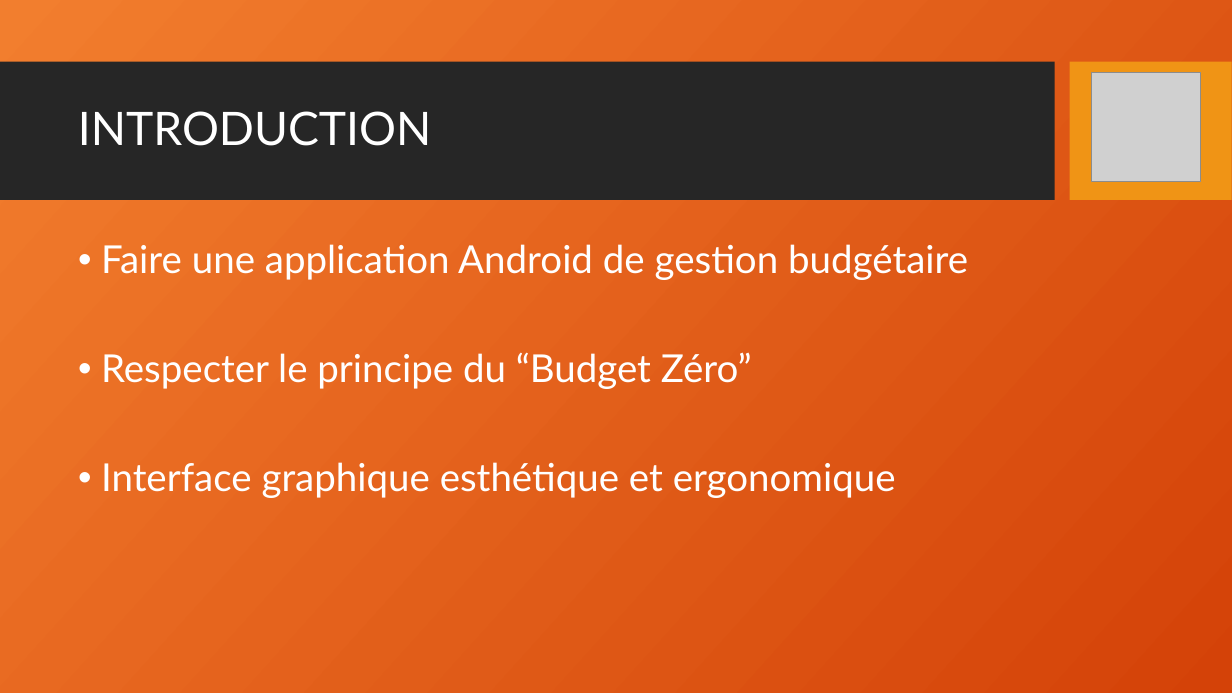
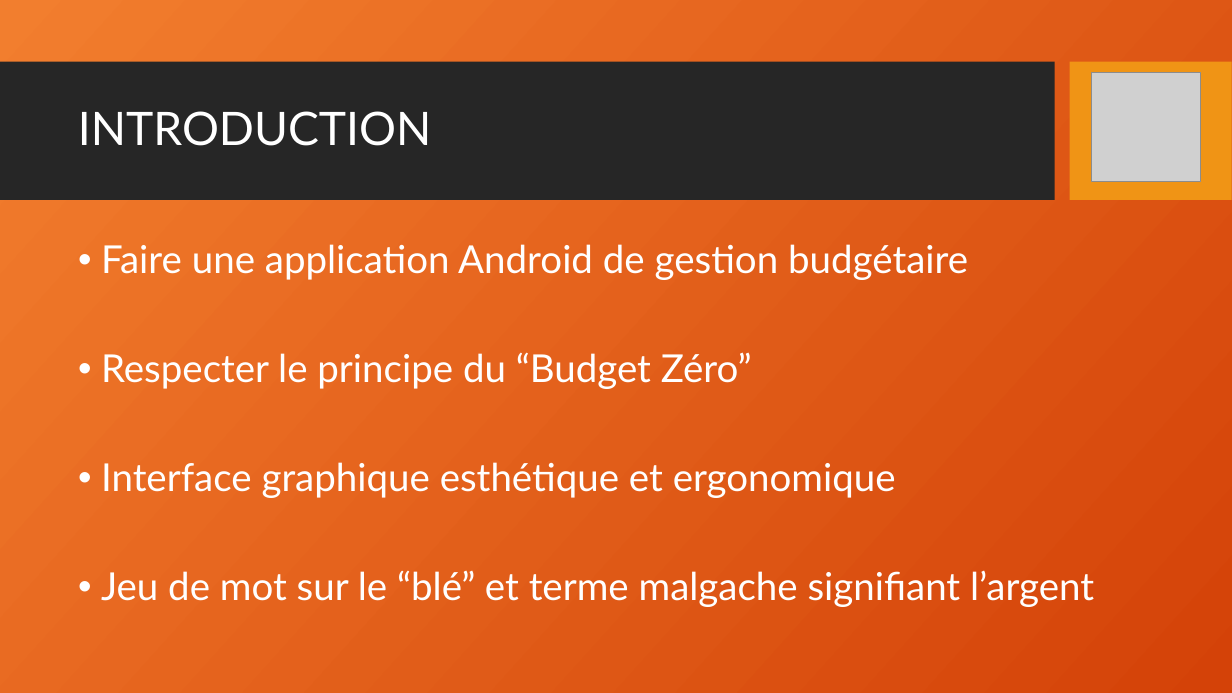
Before and after one commit to gxfab/SY43_P2022, a slide deck: slide 2 of SY43-Presentation-Lafo-cheuse.odp. Drawn at 1232x693 pixels with LibreOffice and Linux fonts; fonts in the diff are those of the drawing; grey boxes stand for pictures; background and template pictures are left out. Boxes give left, top, right and bottom in pixels: in the first picture for what was removed or moved away, otherwise in the second. Text is boxed around its words. In the diff, an @@ line names an element or a change of style, - is before the commit and + after.

```diff
--- a/SY43-Presentation-Lafo-cheuse.odp
+++ b/SY43-Presentation-Lafo-cheuse.odp
@@ text at <box>101,570,1094,607</box>: paragraph added @@
+• Jeu de mot sur le “blé” et terme malgache signifiant l’argent
```
Also in this commit, not shown: 1 other slide changed.
